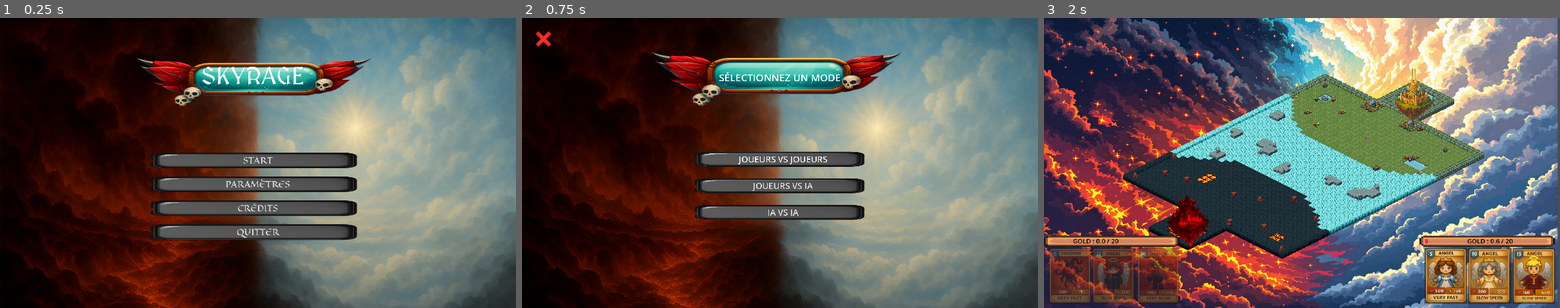
Above: before the commit, frames 1-3 (left to right).
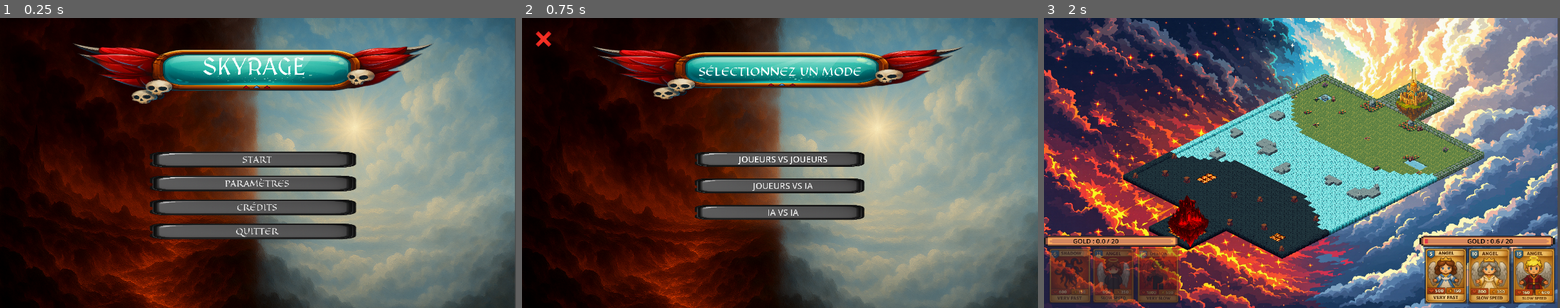
Above: after the commit, the same moments.

Repository: CorbeauBaptiste/Skyrage
Game: Godot game, scene res://scenes/ui/menus/menu_principal.tscn
The game is run twice, just before and just after one commit, with the same random seed, the same clock (stepped at 60 frames per second) and the same inputs. Sound files missing from this copy of the repository are replaced by a short silence.
Inputs:
- Up to frame 1 (0.25 s): no input
- Up to frame 2 (0.75 s): click "START" at 0.5 s
- Up to frame 3 (2 s): click "JOUEURS VS JOUEURS" at 1.25 s

The runs differ from the first frame. In frame 1, 13% of the frame differs, in the area x 0-100%, y 0-100%; in frame 2, 7.8%; in frame 3, nothing differs.

Commit message:
refacto: redone the credit and fix the images places

Diff:
--- /dev/null
+++ b/assets/font/credits_label_settings.tres
@@ -0,0 +1,7 @@
+[gd_resource type="LabelSettings" load_steps=2 format=3 uid="uid://78t4f837fjtd"]
+
+[ext_resource type="FontFile" uid="uid://bwcd3v12u8hfj" path="res://assets/font/Eagle_Lake/EagleLake-Regular.ttf" id="1_2m3j4"]
+
+[resource]
+font = ExtResource("1_2m3j4")
+font_size = 32
--- a/scenes/ui/menus/choose_mode.tscn
+++ b/scenes/ui/menus/choose_mode.tscn
@@ -1,10 +1,11 @@
-[gd_scene load_steps=21 format=3 uid="uid://csw5rvqxejroh"]
+[gd_scene load_steps=22 format=3 uid="uid://csw5rvqxejroh"]
 
 [ext_resource type="Script" uid="uid://q75tww8vrp6r" path="res://scripts/ui/exit.gd" id="1_gnp2c"]
 [ext_resource type="Texture2D" uid="uid://clt1u2sds40mq" path="res://assets/sprites/backgrounds/cross.png" id="1_kpgrt"]
 [ext_resource type="Texture2D" uid="uid://dye56mlahth6q" path="res://assets/sprites/backgrounds/background_menu.png" id="1_w82kn"]
 [ext_resource type="Texture2D" uid="uid://ohw1xn2s346g" path="res://assets/sprites/ui/buttons/button.png" id="2_1iq64"]
 [ext_resource type="Texture2D" uid="uid://c6swici34hih2" path="res://assets/sprites/backgrounds/title.png" id="2_ub12g"]
+[ext_resource type="FontFile" uid="uid://bwcd3v12u8hfj" path="res://assets/font/Eagle_Lake/EagleLake-Regular.ttf" id="5_g6nc4"]
 [ext_resource type="Script" uid="uid://4c20y3i2ks81" path="res://scripts/ui/joueur_contre_joueur.gd" id="6_rlcv8"]
 
 [sub_resource type="StyleBoxTexture" id="StyleBoxTexture_w82kn"]
@@ -22,7 +23,8 @@
 expand_margin_right = 30.0
 
 [sub_resource type="LabelSettings" id="LabelSettings_gnp2c"]
-font_size = 37
+font = ExtResource("5_g6nc4")
+font_size = 40
 
 [sub_resource type="StyleBoxTexture" id="StyleBoxTexture_fw63o"]
 texture = ExtResource("2_1iq64")
@@ -101,18 +103,19 @@
 script = ExtResource("1_gnp2c")
 
 [node name="Title" type="Label" parent="."]
-layout_mode = 0
-offset_left = 507.0
-offset_top = 20.0
-offset_right = 1413.0
-offset_bottom = 424.0
-theme_override_font_sizes/font_size = 1
+layout_mode = 1
+anchors_preset = 5
+anchor_left = 0.5
+anchor_right = 0.5
+offset_left = -700.0
+offset_right = 700.0
+offset_bottom = 400.0
+grow_horizontal = 2
 theme_override_styles/normal = SubResource("StyleBoxTexture_d6nno")
 text = "SÉLECTIONNEZ UN MODE"
 label_settings = SubResource("LabelSettings_gnp2c")
 horizontal_alignment = 1
 vertical_alignment = 1
-justification_flags = 0
 
 [node name="VBoxContainer" type="VBoxContainer" parent="."]
 layout_mode = 1
--- a/scenes/ui/menus/credits.tscn
+++ b/scenes/ui/menus/credits.tscn
@@ -1,10 +1,11 @@
-[gd_scene load_steps=11 format=3 uid="uid://duav0ofjejfw8"]
+[gd_scene load_steps=12 format=3 uid="uid://duav0ofjejfw8"]
 
 [ext_resource type="Texture2D" uid="uid://c6swici34hih2" path="res://assets/sprites/backgrounds/title.png" id="1_1xu0v"]
 [ext_resource type="Texture2D" uid="uid://dye56mlahth6q" path="res://assets/sprites/backgrounds/background_menu.png" id="1_61erh"]
 [ext_resource type="Script" uid="uid://q75tww8vrp6r" path="res://scripts/ui/exit.gd" id="1_x2m5c"]
 [ext_resource type="Texture2D" uid="uid://clt1u2sds40mq" path="res://assets/sprites/backgrounds/cross.png" id="2_l3ipc"]
 [ext_resource type="FontFile" uid="uid://bwcd3v12u8hfj" path="res://assets/font/Eagle_Lake/EagleLake-Regular.ttf" id="3_hyvu0"]
+[ext_resource type="LabelSettings" uid="uid://78t4f837fjtd" path="res://assets/font/credits_label_settings.tres" id="4_if7rd"]
 
 [sub_resource type="StyleBoxTexture" id="StyleBoxTexture_3dc8n"]
 texture = ExtResource("1_1xu0v")
@@ -48,10 +49,10 @@
 anchors_preset = 5
 anchor_left = 0.5
 anchor_right = 0.5
-offset_left = -283.0
-offset_top = 129.0
-offset_right = 261.0
-offset_bottom = 441.0
+offset_left = -650.0
+offset_top = 90.0
+offset_right = 650.0
+offset_bottom = 490.0
 grow_horizontal = 2
 theme_override_styles/normal = SubResource("StyleBoxTexture_3dc8n")
 text = "CRÉDITS"
@@ -59,62 +60,100 @@
 horizontal_alignment = 1
 vertical_alignment = 1
 
-[node name="Label2" type="Label" parent="TextureRect"]
+[node name="credits" type="VBoxContainer" parent="TextureRect"]
 layout_mode = 0
-offset_left = 570.0
-offset_top = 423.0
-offset_right = 953.0
-offset_bottom = 457.0
-theme_override_font_sizes/font_size = 24
-text = "Chef de projet : Baptiste Corbeau"
+offset_left = 571.0
+offset_top = 533.0
+offset_right = 1392.0
+offset_bottom = 1094.0
 
-[node name="Label3" type="Label" parent="TextureRect"]
-layout_mode = 0
-offset_left = 522.0
-offset_top = 672.0
-offset_right = 1018.0
-offset_bottom = 706.0
-theme_override_font_sizes/font_size = 24
-text = "Chargé de communication : Corentin Denis"
+[node name="speciales" type="HBoxContainer" parent="TextureRect/credits"]
+layout_mode = 2
 
-[node name="VBoxContainer" type="VBoxContainer" parent="TextureRect"]
-layout_mode = 0
-offset_left = 595.0
-offset_top = 467.0
-offset_right = 932.0
-offset_bottom = 615.0
+[node name="grades" type="VBoxContainer" parent="TextureRect/credits/speciales"]
+layout_mode = 2
 
-[node name="Label2" type="Label" parent="TextureRect/VBoxContainer"]
+[node name="project_manager" type="Label" parent="TextureRect/credits/speciales/grades"]
+layout_mode = 2
+theme_override_fonts/font = ExtResource("3_hyvu0")
+theme_override_font_sizes/font_size = 32
+text = "Chef de projet : "
+
+[node name="git_manager" type="Label" parent="TextureRect/credits/speciales/grades"]
+layout_mode = 2
+text = "Git manager :"
+label_settings = ExtResource("4_if7rd")
+
+[node name="com_manager" type="Label" parent="TextureRect/credits/speciales/grades"]
+layout_mode = 2
+theme_override_fonts/font = ExtResource("3_hyvu0")
+theme_override_font_sizes/font_size = 32
+text = "Chargé de communication : "
+
+[node name="sound_designer" type="Label" parent="TextureRect/credits/speciales/grades"]
 layout_mode = 2
 theme_override_font_sizes/font_size = 24
-text = "Développeurs : Lény Guilmin "
+text = "Sound Designer : "
+label_settings = ExtResource("4_if7rd")
 
-[node name="Label3" type="Label" parent="TextureRect/VBoxContainer"]
+[node name="names" type="VBoxContainer" parent="TextureRect/credits/speciales"]
+layout_direction = 3
 layout_mode = 2
-size_flags_horizontal = 8
+theme_override_constants/separation = 1
+
+[node name="project_manager" type="Label" parent="TextureRect/credits/speciales/names"]
+layout_mode = 2
+text = "Baptiste Corbeau"
+label_settings = ExtResource("4_if7rd")
+
+[node name="git_manager" type="Label" parent="TextureRect/credits/speciales/names"]
+layout_mode = 2
+theme_override_fonts/font = ExtResource("3_hyvu0")
+theme_override_font_sizes/font_size = 32
+text = "Leny Guilmin"
+
+[node name="com_manager" type="Label" parent="TextureRect/credits/speciales/names"]
+layout_mode = 2
+text = "Corentin Denis"
+label_settings = ExtResource("4_if7rd")
+
+[node name="sound_designer" type="Label" parent="TextureRect/credits/speciales/names"]
+layout_mode = 2
 theme_override_font_sizes/font_size = 24
-text = "Giovanni Losat"
+text = "Anir Karami"
+label_settings = ExtResource("4_if7rd")
 
-[node name="Label" type="Label" parent="TextureRect/VBoxContainer"]
+[node name="Control" type="Control" parent="TextureRect/credits"]
+custom_minimum_size = Vector2(0, 20)
 layout_mode = 2
-size_flags_horizontal = 8
-theme_override_font_sizes/font_size = 24
-text = "Lucas Debruyne"
 
-[node name="Label4" type="Label" parent="TextureRect/VBoxContainer"]
+[node name="developers" type="HBoxContainer" parent="TextureRect/credits"]
 layout_mode = 2
-size_flags_horizontal = 8
-theme_override_font_sizes/font_size = 24
-text = "Corentin Denis"
 
-[node name="Label" type="Label" parent="TextureRect"]
-layout_mode = 0
-offset_left = 589.0
-offset_top = 623.0
-offset_right = 941.0
-offset_bottom = 657.0
-theme_override_font_sizes/font_size = 24
-text = "Sound Designer : Anir Karami"
+[node name="grades" type="VBoxContainer" parent="TextureRect/credits/developers"]
+layout_direction = 2
+layout_mode = 2
+
+[node name="names" type="Label" parent="TextureRect/credits/developers/grades"]
+layout_mode = 2
+theme_override_fonts/font = ExtResource("3_hyvu0")
+theme_override_font_sizes/font_size = 32
+text = "Développeurs : "
+
+[node name="names" type="VBoxContainer" parent="TextureRect/credits/developers"]
+layout_direction = 3
+layout_mode = 2
+size_flags_horizontal = 3
+
+[node name="members" type="Label" parent="TextureRect/credits/developers/names"]
+layout_mode = 2
+text = "Baptiste Corbeau
+Leny Guilmin
+Corentin Denis
+Giovanni Losat
+Lucas Debryune
+Anir Karami"
+label_settings = ExtResource("4_if7rd")
 
 [node name="exit" type="Button" parent="TextureRect"]
 layout_mode = 0
--- a/scenes/ui/menus/menu_principal.tscn
+++ b/scenes/ui/menus/menu_principal.tscn
@@ -81,9 +81,10 @@
 anchor_top = 0.219
 anchor_right = 0.924
 anchor_bottom = 1.0
-offset_left = 0.0960083
-offset_top = -107.912
-offset_right = 87.552
+offset_left = -2.84
+offset_top = -110.52
+offset_right = 84.616
+offset_bottom = -2.60791
 grow_horizontal = 2
 grow_vertical = 2
 size_flags_horizontal = 4
@@ -107,13 +108,10 @@
 [node name="Title" type="Label" parent="."]
 layout_mode = 1
 anchors_preset = -1
-anchor_left = 0.492
-anchor_right = 0.508
-offset_left = -350.784
-offset_top = -56.608
-offset_right = 534.216
-offset_bottom = 311.85
-grow_horizontal = 2
+offset_left = 400.0
+offset_top = -130.0
+offset_right = 1800.0
+offset_bottom = 320.0
 theme_override_fonts/font = ExtResource("3_pq103")
 theme_override_font_sizes/font_size = 90
 theme_override_styles/normal = SubResource("StyleBoxTexture_0dla8")
--- a/scenes/ui/menus/parametres.tscn
+++ b/scenes/ui/menus/parametres.tscn
@@ -213,15 +213,10 @@
 autoplay = true
 
 [node name="Title" type="Label" parent="."]
-layout_mode = 1
-anchors_preset = 5
-anchor_left = 0.5
-anchor_right = 0.5
-offset_left = -403.0
-offset_top = 84.0
-offset_right = 392.0
-offset_bottom = 394.0
-grow_horizontal = 2
+layout_mode = 0
+offset_left = 240.0
+offset_right = 1640.0
+offset_bottom = 450.0
 theme_override_styles/normal = SubResource("StyleBoxTexture_lujcr")
 text = "PARAMÈTRES"
 label_settings = SubResource("LabelSettings_uxf0q")
--- a/scripts/ui/exit.gd
+++ b/scripts/ui/exit.gd
@@ -10,3 +10,6 @@
 
 func _on_button_down_exit_credits() -> void:
 	get_tree().change_scene_to_file("res://scenes/ui/menus/menu_principal.tscn")
+
+
+# fait moi une fonction pour quand j'appuie sur echap ca fait la meme action que les autres par rapport a l'endroit
Not shown: 1 places in scenes/ui/menus/menu_principal.tscn that only renumber resources
